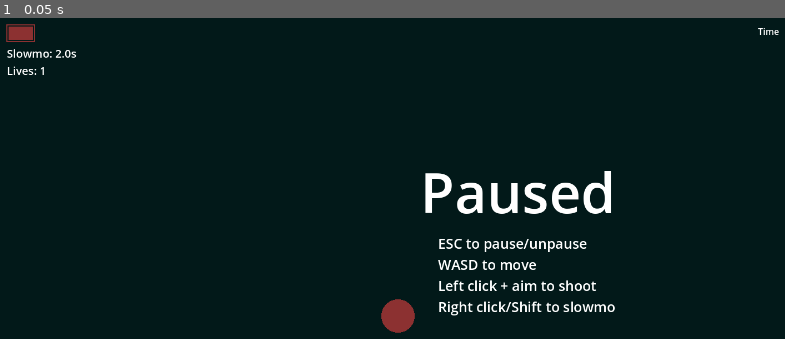
Above: before the commit, frame 1.
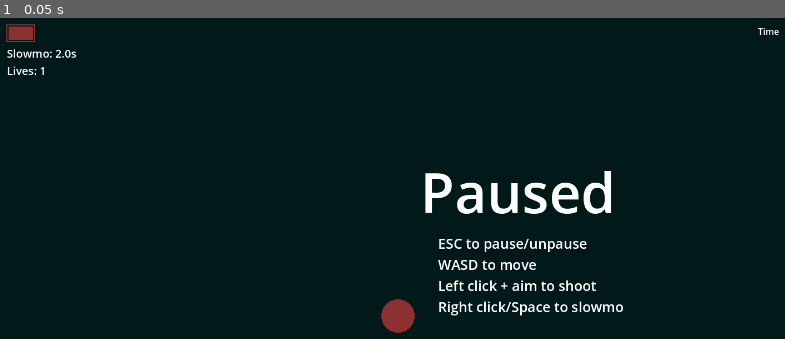
Above: after the commit, the same moment.

Repository: yancouto/psych0
Game: Godot game, scene res://runner.tscn
The game is run twice, just before and just after one commit, with the same random seed, the same clock (stepped at 60 frames per second) and the same inputs.
Inputs:
- Up to frame 1 (0.05 s): no input

The runs differ from the first frame. In frame 1, 0.2% of the frame differs, in the area x 66-80%, y 88-93%.

Commit message:
Fix checkpointing on level parts
Now the indicators that start before the level part aren't dropped anymore, as we do the skipping on the level builder level

Diff:
--- a/editor/builder_event.gd
+++ b/editor/builder_event.gd
@@ -12,6 +12,8 @@
 	func process_and_update_time(cur_time: LevelTime) -> Array[EventWithTime]:
 		var time = cur_time.clone()
 		return [EventWithTime.new(LevelEvent.LevelPart.new(name), time)]
+	func clone() -> BuilderEvent:
+		return LevelPart.new(name)
 
 class Wait extends BuilderEvent:
 	var secs: float
@@ -20,12 +22,16 @@
 	func process_and_update_time(cur_time: LevelTime) -> Array[EventWithTime]:
 		cur_time.secs_after += secs
 		return []
+	func clone() -> BuilderEvent:
+		return Wait.new(secs)
 
 class WaitUntilNoEnemies extends BuilderEvent:
 	func process_and_update_time(cur_time: LevelTime) -> Array[EventWithTime]:
 		cur_time.wait_until_no_enemies += 1
 		cur_time.secs_after = 0
 		return []
+	func clone() -> BuilderEvent:
+		return self
 
 # In 1D, when will segment s1 intersect segment s2 if it moves with speed speed
 func intersect_axis(s1l: float, s1r: float, s2l: float, s2r: float, speed: float) -> float:
@@ -98,7 +104,13 @@
 				last_time = enemy.time
 				last_enemies = [enemy.enemy]
 		return events
+	func clone() -> BuilderEvent:
+		return Spawn.new(formation.clone(), indicator_time)
 
 func process_and_update_time(_cur_time: LevelTime) -> Array[EventWithTime]:
-	assert(false)
+	assert(false, "Must be implemented")
 	return []
+
+func clone() -> BuilderEvent:
+	assert(false, "Must be implemented")
+	return BuilderEvent.new()
--- a/editor/formation.gd
+++ b/editor/formation.gd
@@ -328,5 +328,9 @@
 
 # All enemies that should be spawned at exactly the same time
 func raw_enemies() -> Array[EnemyToSpawn]:
-	assert(false)
+	assert(false, "Must be implemented")
 	return []
+
+# Let's trust our formations are immutable, though there will be bugs if they're not
+func clone() -> Formation:
+	return self
--- a/editor/level.gd
+++ b/editor/level.gd
@@ -24,10 +24,3 @@
 	var events2: Array[LevelEvent.EventWithTime]
 	events2.assign(events.map(func(e): return e.clone()))
 	return Level.new(events2)
-
-func skip_till_level_part(name: String) -> bool:
-	for i in events.size():
-		if events[i].event is LevelEvent.LevelPart and (events[i].event as LevelEvent.LevelPart).name == name:
-			events = events.slice(i)
-			return true
-	return false
--- a/editor/level_builder.gd
+++ b/editor/level_builder.gd
@@ -49,6 +49,14 @@
 	events.clear()
 	events.append(BuilderEvent.Wait.new(BASE_INDICATOR_TIME))
 
+# Probably not even necessary, but let's be safe as types can't guarantee
+# the builder isn't modified when building
+func clone() -> LevelBuilder:
+	var builder := LevelBuilder.new()
+	builder.events.assign(events.map(func(x): return x.clone()))
+	builder.cur_indicator_time = cur_indicator_time
+	return builder
+
 func build() -> Level:
 	var cur_time := LevelEvent.LevelTime.new(0, 0)
 	var all_events: Array[LevelEvent.EventWithTime] = []
@@ -57,3 +65,10 @@
 	all_events.append(LevelEvent.EventWithTime.new(LevelEvent.LastEvent.new(), cur_time))
 	all_events.sort_custom(func(a, b): return a.time.lt(b.time))
 	return Level.new(all_events)
+
+func skip_till_level_part(part: String) -> bool:
+	for i in events.size():
+		if events[i] is BuilderEvent.LevelPart and (events[i] as BuilderEvent.LevelPart).name == part:
+			events = events.slice(i)
+			return true
+	return false
--- a/editor/level_event.gd
+++ b/editor/level_event.gd
@@ -38,7 +38,7 @@
 				wait_until_no_enemies = other.wait_until_no_enemies
 				secs_after = 0
 		if other.wait_until_no_enemies <= wait_until_no_enemies:
-			if secs_after == 0 && other.secs_after < 0:
+			if secs_after >= 0 && other.secs_after < 0:
 				# Makes it work with initial negative times
 				secs_after = other.secs_after
 		if wait_until_no_enemies >= other.wait_until_no_enemies && secs_after >= other.secs_after:
@@ -164,17 +164,6 @@
 	func clone() -> LevelEvent:
 		return LastEvent.new()
 
-# Marker just for checkpointing, doesn't actually do anything
-# TODO: Make this actually work and not cut some stuff
-class Checkpoint extends LevelEvent:
-	var name: String
-	func _init(name_: String):
-		name = name_
-	func trigger(_level: Level, _root: Node, _ago: float) -> bool:
-		return true
-	func clone() -> LevelEvent:
-		return Checkpoint.new(name)
-
 class LevelPart extends LevelEvent:
 	var name: String
 	func _init(name_: String):
--- a/levels/level1.gd
+++ b/levels/level1.gd
@@ -52,8 +52,9 @@
 
 	spawn(F.Spiral.new(4, 4, 400, 0., 1., 1., [E.Basic3]))
 
+	wait(6)
 	level_part("Part I - The beginning of the end")
-	wait(8)
+	wait(2)
 
 	spawn(F.HorizontalLine.new(15, F.HorizontalLineSide.Top, F.HorizontalLinePlacement.V.new(100), 1))
 	wait(1)
--- a/project.godot
+++ b/project.godot
@@ -60,7 +60,7 @@
 bullet_time={
 "deadzone": 0.5,
 "events": [Object(InputEventMouseButton,"resource_local_to_scene":false,"resource_name":"","device":-1,"window_id":0,"a …(253 unchanged characters)…
-, Object(InputEventKey,"resource_local_to_scene":false,"resource_name":"","device":0,"window_id":0,"alt_pressed":false,"shift_pressed":false,"ctrl_pressed":false,"meta_pressed":false,"pressed":false,"keycode":0,"physical_keycode":4194325,"key_label":0,"unicode":0,"echo":false,"script":null)
+, Object(InputEventKey,"resource_local_to_scene":false,"resource_name":"","device":-1,"window_id":0,"alt_pressed":false,"shift_pressed":false,"ctrl_pressed":false,"meta_pressed":false,"pressed":false,"keycode":0,"physical_keycode":32,"key_label":0,"unicode":32,"echo":false,"script":null)
 ]
 }
 
--- a/runner.gd
+++ b/runner.gd
@@ -1,14 +1,13 @@
 extends Node
 
 # Level to run, let's start by hardcoding 1
-var level: Level = preload("res://levels/level1.gd").new().build()
-var blank_level: Level
+var builder: LevelBuilder = preload("res://levels/level1.gd").new()
+var level: Level = builder.clone().build()
 var next_event: LevelEvent.EventWithTime
 var time_passed := 0.
 var cur_level_part: String
 
 func _ready() -> void:
-	blank_level = level.clone()
 	level.change_level_part.connect(_on_change_level_part)
 	$Pausing.do_pause_unpause() # Start paused to show instructions
 	fix_bg_color()
@@ -30,6 +29,7 @@
 	fix_bg_color()
 
 func _on_change_level_part(name: String) -> void:
+	print("Reaching %s" % name)
 	cur_level_part = name
 	var tween = create_tween()
 	tween.tween_property($LevelPart, 'position:y', -$LevelPart.size.y, 0 if $LevelPart.text.is_empty() else 0.5)
@@ -42,10 +42,14 @@
 	for enemy in $AllEnemies.get_children():
 		BasicEnemy.Type
 		enemy.die(BasicEnemy.DieReason.Reset)
-	level = blank_level.clone()
-	if !level.skip_till_level_part(cur_level_part):
+	level.change_level_part.disconnect(_on_change_level_part)
+	var build := builder.clone()
+	if !build.skip_till_level_part(cur_level_part):
 		print("Couldn't find part %s, starting from scratch" % cur_level_part)
 		cur_level_part = ""
+	level = build.build()
+	level.change_level_part.connect(_on_change_level_part)
+
 
 func _on_player_player_dead() -> void:
 	var dead_text := $DeadText
--- a/runner.tscn
+++ b/runner.tscn
@@ -93,7 +93,7 @@
 text = "ESC to pause/unpause
 WASD to move
 Left click + aim to shoot
-Right click/Shift to slowmo
+Right click/Space to slowmo
 "
 label_settings = SubResource("LabelSettings_5vl1r")
 
Not shown: 2 places in shot.tscn that only renumber resources
